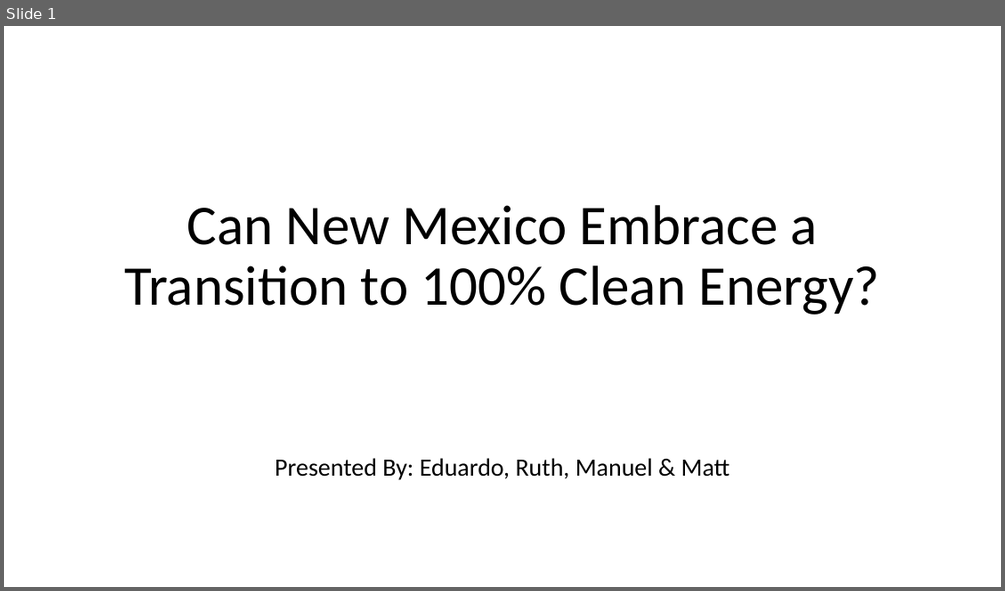
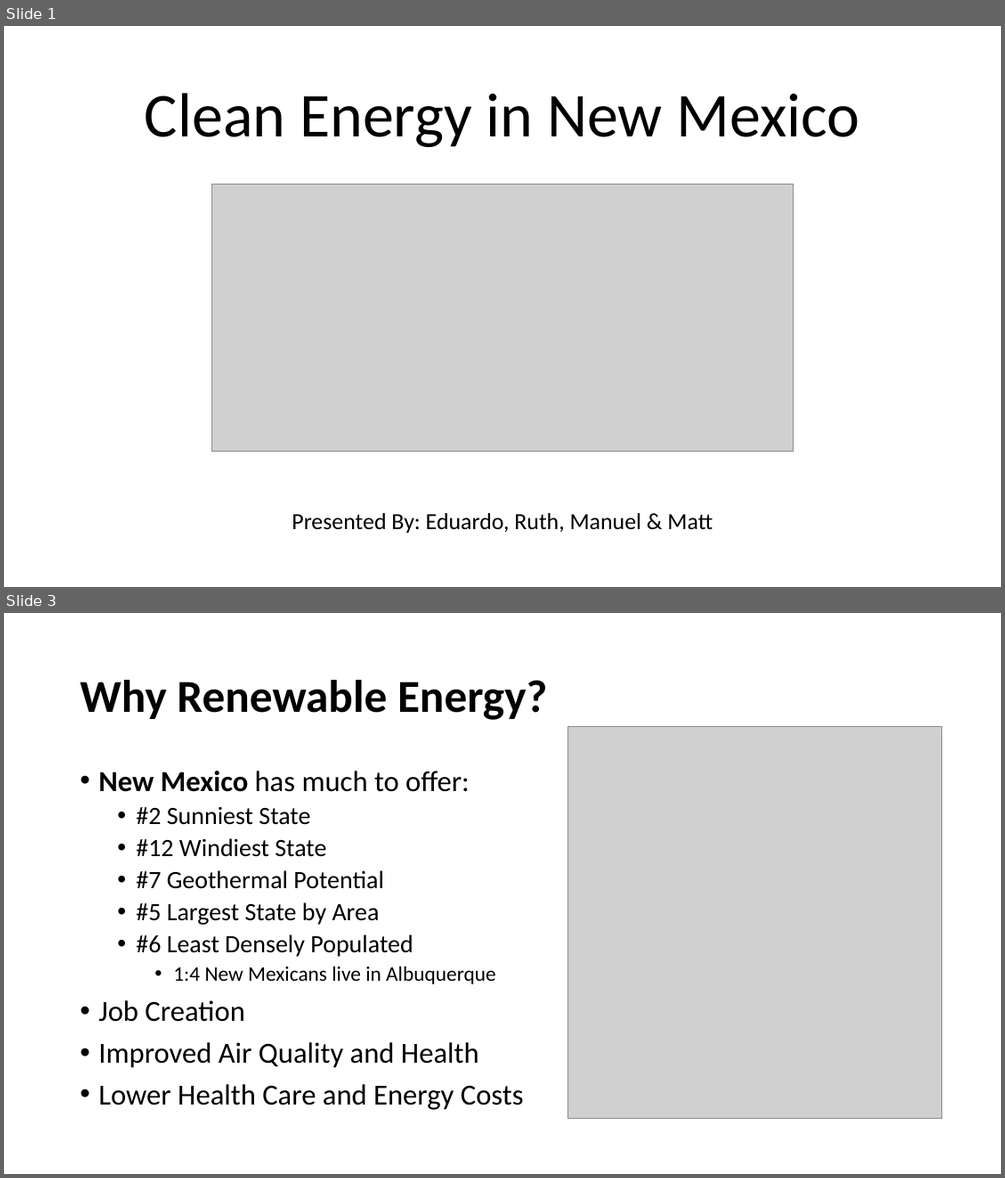
Before and after one commit to MTRaley52/Project_1, a slide deck: PowerPoint_Project1.pptx. Shown one above the other, each under a label of ours: slide 1 before the commit, slides 1 and 3 after it; the slides between them are not shown. The pictures are 1005x591 and 1005x1178 pixels, drawn with LibreOffice and Linux fonts; fonts in the diff are those of the drawing; grey boxes stand for pictures. Boxes give left, top, right and bottom in pixels: in the first picture for what was removed or moved away, otherwise in the second. Text is boxed around its words. In the diff, an @@ line names an element or a change of style, - is before the commit and + after.

```diff
--- a/PowerPoint_Project1.pptx
+++ b/PowerPoint_Project1.pptx
@@ slide 3 added at (4, 613, 1001, 1174), background #FFFFFF @@
@@ title added at (80, 680, 547, 720), 44 pt, text #000000, bold @@
+Why Renewable Energy?
@@ picture added at (568, 727, 942, 1118) @@
@@ text added at (98, 771, 524, 1110), 24 pt, text #000000 @@
+• New Mexico has much to offer:
+  • #2 Sunniest State
+  • #12 Windiest State
+  • #7 Geothermal Potential
+  • #5 Largest State by Area
+  • #6 Least Densely Populated
+    • 1:4 New Mexicans live in Albuquerque
+• Job Creation
+• Improved Air Quality and Health
+• Lower Health Care and Energy Costs
@@ slide 1 changed as well @@
@@ title at (145, 93, 860, 147): text changed; size 54 to 60 pt @@
-Can New Mexico Embrace a Transition to 100% Clean Energy?
+Clean Energy in New Mexico
@@ picture added at (212, 184, 793, 451) @@
@@ subtitle "Presented By: Eduardo, Ruth, Manuel ...": place and size @@
-subtitle "Presented By: Eduardo, Ruth, Manuel ..." at (275, 458, 730, 480)
+subtitle "Presented By: Eduardo, Ruth, Manuel ..." at (291, 513, 712, 533)
@@ subtitle "Presented By: Eduardo, Ruth, Manuel ..." at (291, 513, 712, 533): size 24 to 22.2 pt @@
```
Also in this commit, not shown: 3 other slides added.
